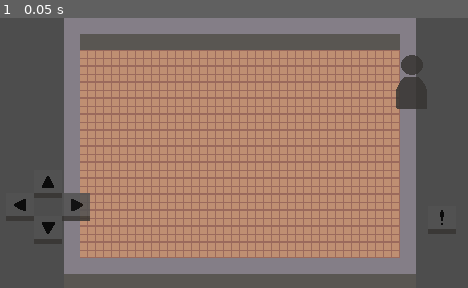
Above: before the commit, frame 1.
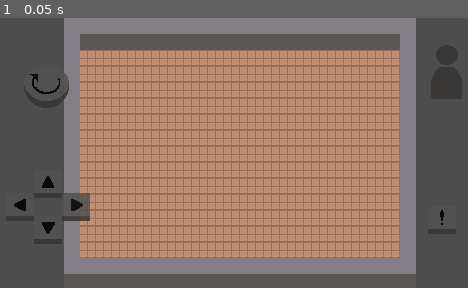
Above: after the commit, the same moment.

Repository: gumaciel/awesome-game-jam-01
Game: Godot game, scene res://scenes/levels/test_scene.tscn
Two runs of this game, one before a commit and one after it. Both use one fixed random seed, a clock stepped at 60 frames per second and the inputs below. This scene is started directly instead of the project's main scene.
Inputs:
- Up to frame 1 (0.05 s): no input

The runs differ from the first frame. In frame 1, 0.8% of the frame differs, in the area x 6-89%, y 13-34%.

Commit message:
algumas adições
Adicionei o botão de reload na UI e sua textura temporária, mudei o nome da layer 1 e 2 em "main_character", para o jogador e "solid" para tiles solidos, e adicionei colisão no tiles

Diff:
--- a/project.godot
+++ b/project.godot
@@ -21,6 +21,11 @@
 window/size/viewport_height=270
 window/stretch/mode="viewport"
 
+[layer_names]
+
+2d_physics/layer_1="main_character"
+2d_physics/layer_2="solid"
+
 [rendering]
 
 textures/canvas_textures/default_texture_filter=0
--- a/scenes/ui/ui.tscn
+++ b/scenes/ui/ui.tscn
@@ -6,6 +6,7 @@
 [ext_resource type="Texture2D" uid="uid://d4kjstyows8u0" path="res://ui/ui_arrow_left.tres" id="4_cyh2k"]
 [ext_resource type="Texture2D" uid="uid://d2a76qo6041ua" path="res://assets/hud/placeholder_interaction.png" id="5_h4xm8"]
 [ext_resource type="Texture2D" uid="uid://cp1fo532lwoom" path="res://assets/hud/placeholder_char_button.png" id="6_acikg"]
+[ext_resource type="Texture2D" uid="uid://b6ogmeqjtq6br" path="res://assets/hud/placeholder_reload_button.png" id="7_tg6ia"]
 
 [sub_resource type="AtlasTexture" id="AtlasTexture_wy615"]
 atlas = ExtResource("1_wt4m1")
@@ -38,12 +39,21 @@
 [node name="Interaction" type="Node2D" parent="."]
 position = Vector2(491, 206)
 
-[node name="TouchScreenButton" type="TouchScreenButton" parent="Interaction"]
+[node name="interaction_button" type="TouchScreenButton" parent="Interaction"]
 position = Vector2(-33, -20)
 texture_normal = ExtResource("5_h4xm8")
+action = "interaction"
 
 [node name="Change_char" type="Node2D" parent="."]
+position = Vector2(449, 18)
 
-[node name="TouchScreenButton" type="TouchScreenButton" parent="Change_char"]
-position = Vector2(414, 28)
+[node name="alternate_button" type="TouchScreenButton" parent="Change_char"]
 texture_normal = ExtResource("6_acikg")
+action = "alternate"
+
+[node name="Reload" type="Node2D" parent="."]
+position = Vector2(47, 38)
+
+[node name="reload_button" type="TouchScreenButton" parent="Reload"]
+texture_normal = ExtResource("7_tg6ia")
+action = "reload"
--- a/world/tilesets_data/test_tileset.tres
+++ b/world/tilesets_data/test_tileset.tres
@@ -1,12 +1,22 @@
 [gd_resource type="TileSet" load_steps=3 format=3 uid="uid://bmljjvxwi5lcm"]
 
-[ext_resource type="Texture2D" uid="uid://jmuwrc20jx3d" path="res://assets/tilesets/placeholder_tileset_spr.png" id="1_cgnnp"]
+[ext_resource type="Texture2D" uid="uid://jmuwrc20jx3d" path="res://assets/tilesets/placeholder_tileset_spr.png" id="1_6a1hl"]
 
 [sub_resource type="TileSetAtlasSource" id="TileSetAtlasSource_o2046"]
-texture = ExtResource("1_cgnnp")
+texture = ExtResource("1_6a1hl")
 0:0/0 = 0
+0:0/0/physics_layer_0/linear_velocity = Vector2(0, 0)
+0:0/0/physics_layer_0/angular_velocity = 0.0
 1:0/0 = 0
+1:0/0/physics_layer_0/linear_velocity = Vector2(0, 0)
+1:0/0/physics_layer_0/angular_velocity = 0.0
+1:0/0/physics_layer_0/polygon_0/points = PackedVector2Array(-8, -8, 8, -8, 8, 8, -8, 8)
 2:0/0 = 0
+2:0/0/physics_layer_0/linear_velocity = Vector2(0, 0)
+2:0/0/physics_layer_0/angular_velocity = 0.0
+2:0/0/physics_layer_0/polygon_0/points = PackedVector2Array(-8, -8, 8, -8, 8, 8, -8, 8)
 
 [resource]
+physics_layer_0/collision_layer = 0
+physics_layer_0/collision_mask = 2
 sources/0 = SubResource("TileSetAtlasSource_o2046")
Binary file added: assets/hud/placeholder_reload_button.png
Not shown, added: assets/hud/placeholder_reload_button.png.import
Not shown: 1 places in scenes/levels/test_scene.tscn that only renumber resources
Not shown: 1 places in scenes/ui/ui.tscn that only renumber resources
